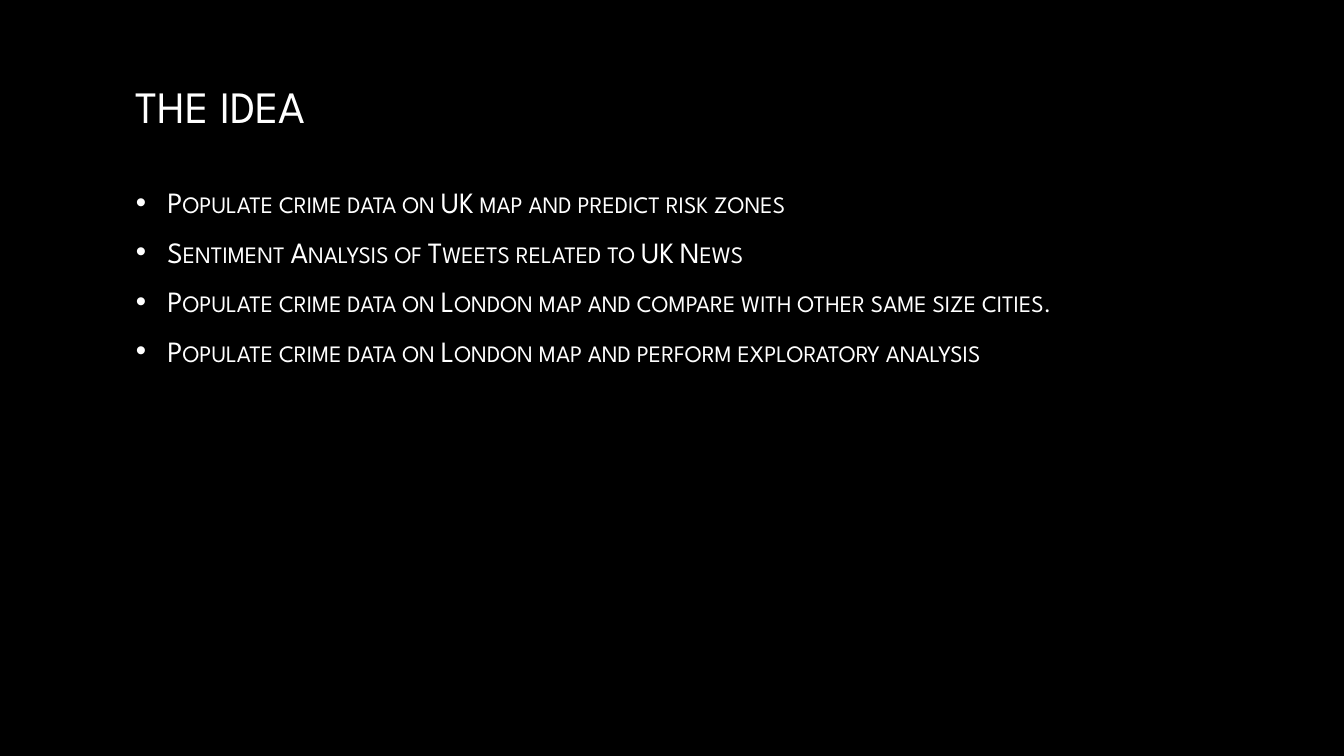
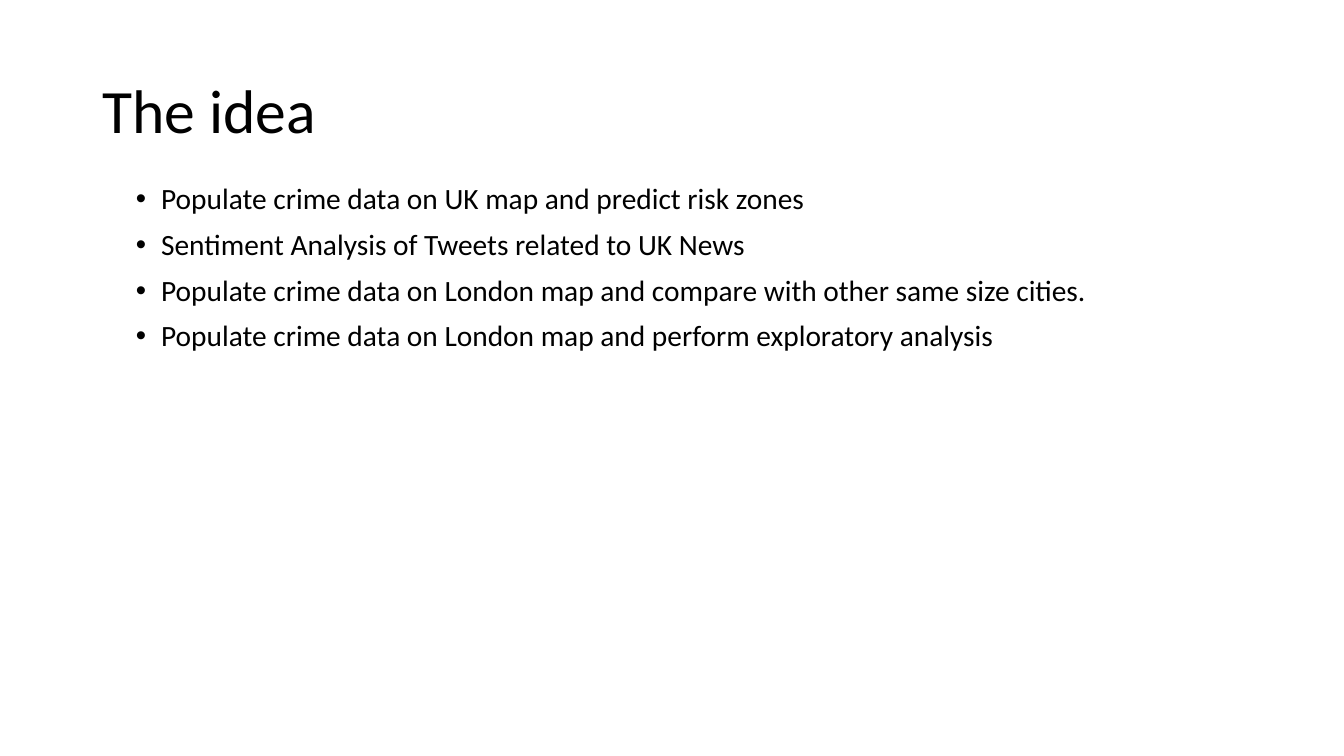
Before and after one commit to manullamas/CrimeDV, a slide deck: slide 3 of Presentation/Team5_Final.pptx. Drawn at 1344x756 pixels with LibreOffice and Linux fonts; fonts in the diff are those of the drawing; background and template pictures are left out. Boxes give left, top, right and bottom in pixels: in the first picture for what was removed or moved away, otherwise in the second. Text is boxed around its words. In the diff, an @@ line names an element or a change of style, - is before the commit and + after.

```diff
--- a/Presentation/Team5_Final.pptx
+++ b/Presentation/Team5_Final.pptx
@@ background picture (left out) to #FFFFFF @@
@@ title at [102, 90, 316, 134]: text changed; size 32 to 44 pt; font League Spartan to Calibri; text colour gradient #FFFFFF to #A6A6A6 to #000000 @@
-THE IDEA
+The idea
@@ text "Populate crime data on UK ..." at [161, 188, 1085, 351]: font League Spartan to Calibri, text colour gradient #FFFFFF to #BFBFBF to #000000, small capitals off; indent changed; line spacing 1 to 0.9 @@
```
Also in this commit, not shown: 9 other slides changed, 1 other file.
